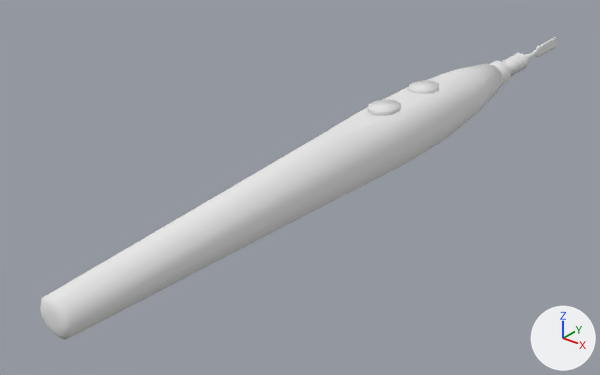
One commit to the OBJ model Elements/pyGLV/examples/models/Cauterizer/Cauterizer.obj: the scene before it, then after it.
One viewpoint serves both versions: a camera (50 mm lens) standing at (0.152, -0.272, 0.115) and looking at (-0.021, -0.057, -0.018). Arrows for +X, +Y and +Z are at lower right; the lights stay in place. Where no turn or scale is listed for an object, it has been applied to the vertices. Vertices at the same position are counted once.

The first picture shows 'Cauterizer'.
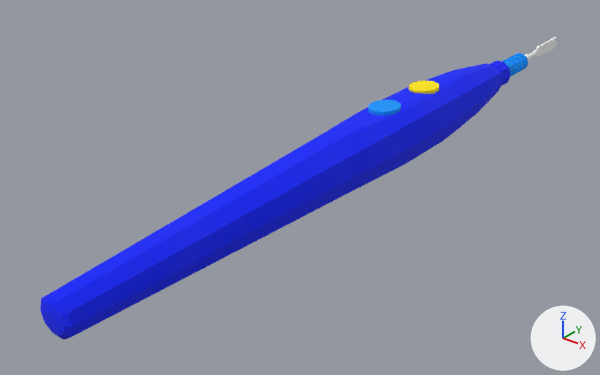
Pixel boxes [x1, y1, x2, y2] of what changed, in the pictures (600 x 375 px):
part 1 of me_cauterizer, recoloured (white to blue): [40, 61, 511, 340] in both
part 2 of me_cauterizer, recoloured (white to blue): [368, 53, 528, 116] in both
part 3 of me_cauterizer, recoloured: [525, 37, 557, 61] in both
part 4 of me_cauterizer, recoloured (white to yellow): [409, 80, 439, 94] in both

Edits to the bpy script that builds the scene:
```text
Add img_cauterizer_low_01_cauterizer_blue_albedotransparency_png:
    img_cauterizer_low_01_cauterizer_blue_albedotransparency_png = load_image('cauterizer_low_01_Cauterizer_Blue_AlbedoTransparency.png', 'cauterizer_low_01_Cauterizer_Blue_AlbedoTransparency.png', 1024, 1024, 'sRGB')
Add mat_blinn1sg:
    mat_blinn1sg = principled_material('blinn1SG')
    mat_blinn1sg.texture = img_cauterizer_low_01_cauterizer_blue_albedotransparency_png
    mat_blinn1sg.roughness = 1.0
Change me_cauterizer:
    where me_cauterizer.from_pydata(...)  # 578 vertices, 1128 faces; spans x -0.013..0.013, y -0.18..0.123, z -0.012..0.012
    used by ob_cauterizer; location = (0.0, 0.0, 0.0)
    me_cauterizer part 1: all 632 faces that had it switch from mat_cylinder001sg (white #e7e7e7) to mat_blinn1sg (picture img_cauterizer_low_01_cauterizer_blue_albedotransparency_png)
    me_cauterizer part 2: all 308 faces that had it switch from mat_cylinder001sg1 (white #e7e7e7) to mat_blinn1sg (picture img_cauterizer_low_01_cauterizer_blue_albedotransparency_png)
    me_cauterizer part 3: all 140 faces that had it switch from mat_cylinder001sg2 (white #e7e7e7) to mat_blinn1sg (picture img_cauterizer_low_01_cauterizer_blue_albedotransparency_png)
    me_cauterizer part 4: all 48 faces that had it switch from mat_cylinder001sg3 (white #e7e7e7) to mat_blinn1sg (picture img_cauterizer_low_01_cauterizer_blue_albedotransparency_png)
```
